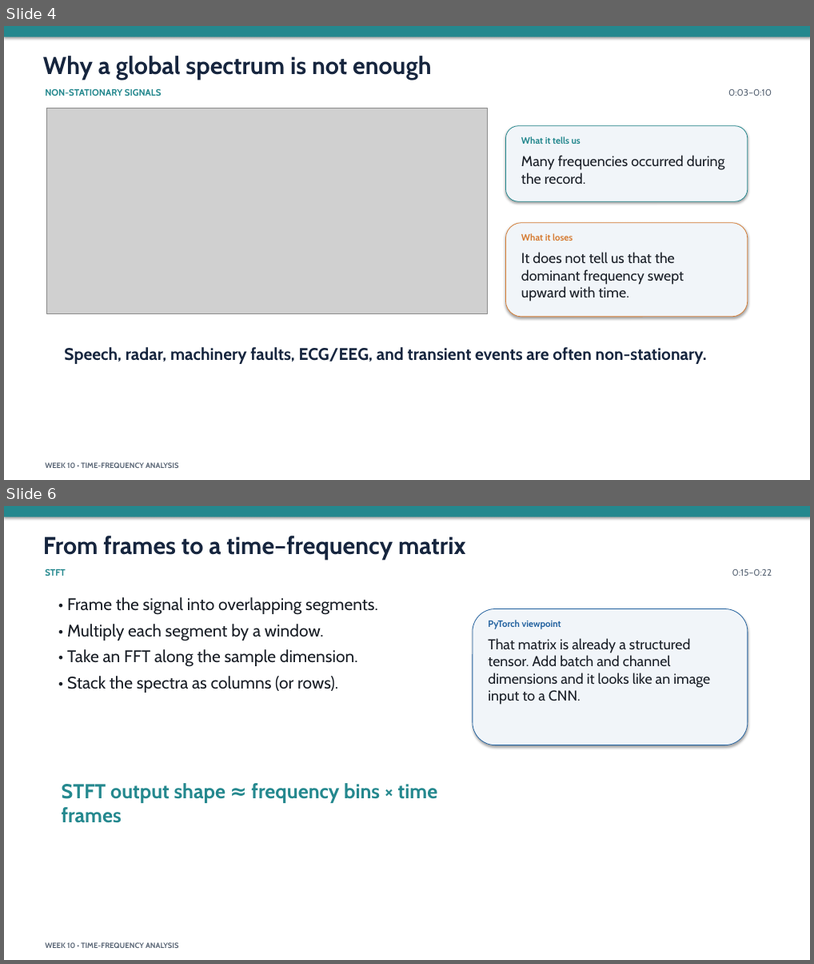
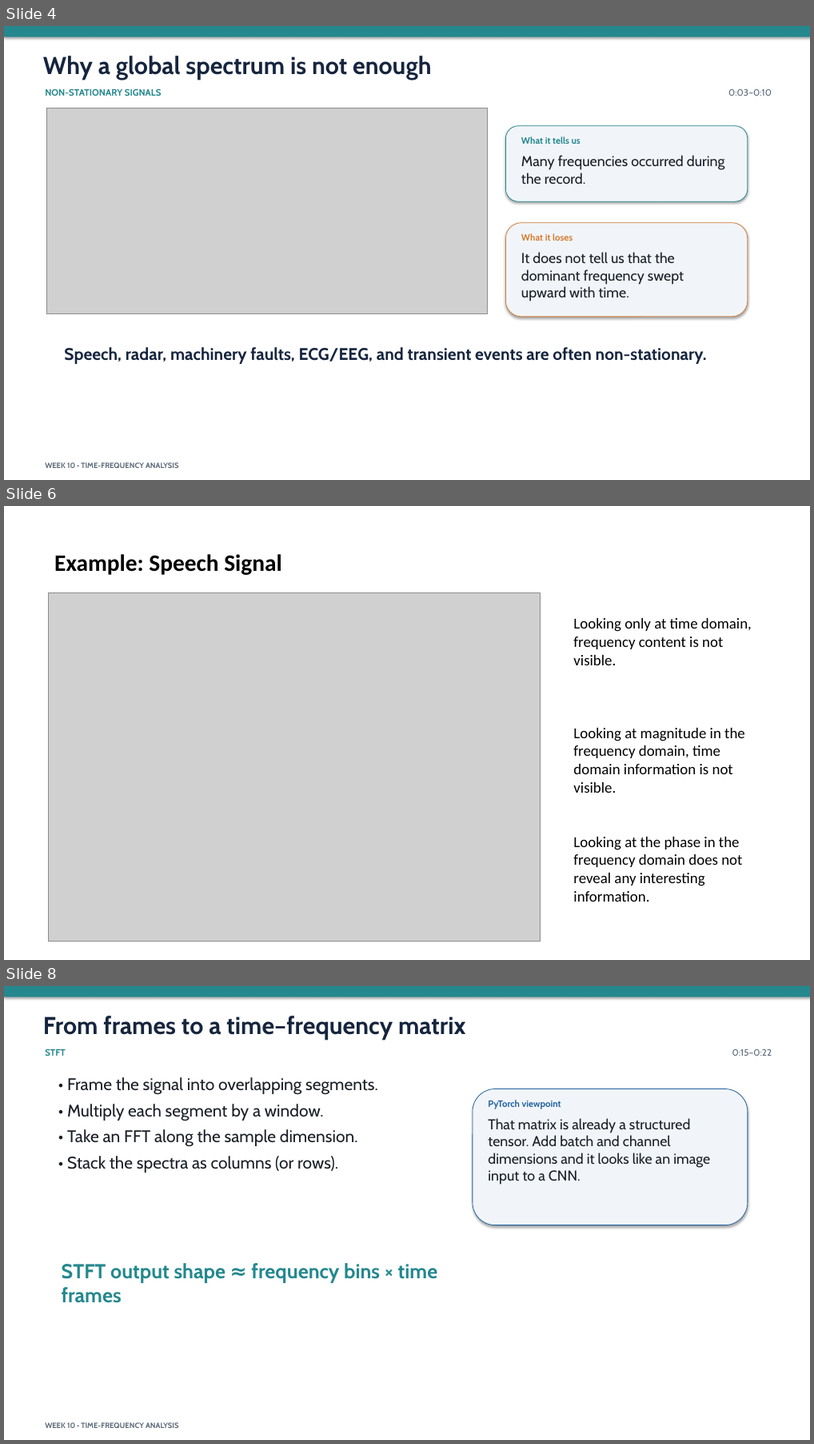
Before and after one commit to mathys2000/ecen45632_f26, a slide deck: lecture_slides/Week6_Lecture12_STFT_Spectrograms_101326_myAnnotated.pptx. Shown one above the other, each under a label of ours: slides 4 and 6 before the commit, slides 4, 6 and 8 after it; the slides between them are not shown. The pictures are 814x964 and 814x1444 pixels, drawn with LibreOffice and Linux fonts; fonts in the diff are those of the drawing; grey boxes stand for pictures. Boxes give left, top, right and bottom in pixels: in the first picture for what was removed or moved away, otherwise in the second. Text is boxed around its words. In the diff, an @@ line names an element or a change of style, - is before the commit and + after.

```diff
--- a/lecture_slides/Week6_Lecture12_STFT_Spectrograms_101326_myAnnotated.pptx
+++ b/lecture_slides/Week6_Lecture12_STFT_Spectrograms_101326_myAnnotated.pptx
@@ slide 6 added at box(4, 506, 810, 960), background #FFFFFF @@
@@ text added at box(54, 554, 282, 575), 28 pt, text #000000, bold @@
+Example: Speech Signal
@@ picture added at box(49, 593, 541, 941) @@
@@ text added at box(574, 618, 752, 901), 18 pt, text #000000 @@
+Looking only at time domain, frequency content is not visible.
+Looking at magnitude in the frequency domain, time domain information is not visible.
+Looking at the phase in the frequency domain does not reveal any interesting information.
@@ what was slide 6 is now slide 8 @@
```
Also in this commit, not shown: 2 slides changed, 1 other slide added, 18 other files.
